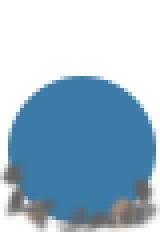
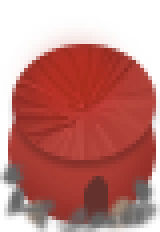
Before/after of a 160×232 layered artwork. What changed in the layer stack:
added layer "Layer 11" (overlay, 47%) in group "Settlement" over [8,24,156,152]
added layer "Layer 9" in group "Settlement" over [8,24,160,212]
added layer "Layer 7" (77%) in group "Settlement" over [8,24,160,224]
added layer "Layer 5" (77%) in group "Settlement" over [8,24,160,180]
added layer "Ellipse 2 copy" in group "Settlement" over [12,44,156,160]
added layer "Shape 2" in group "Settlement" over [84,176,108,220]
added layer "Layer 8" in group "Settlement" over [8,88,160,224]
